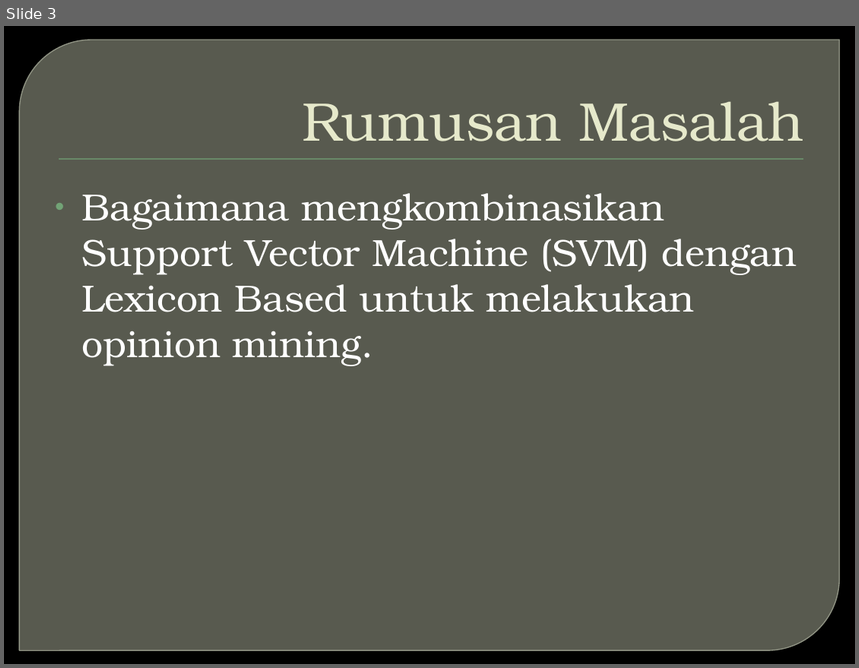
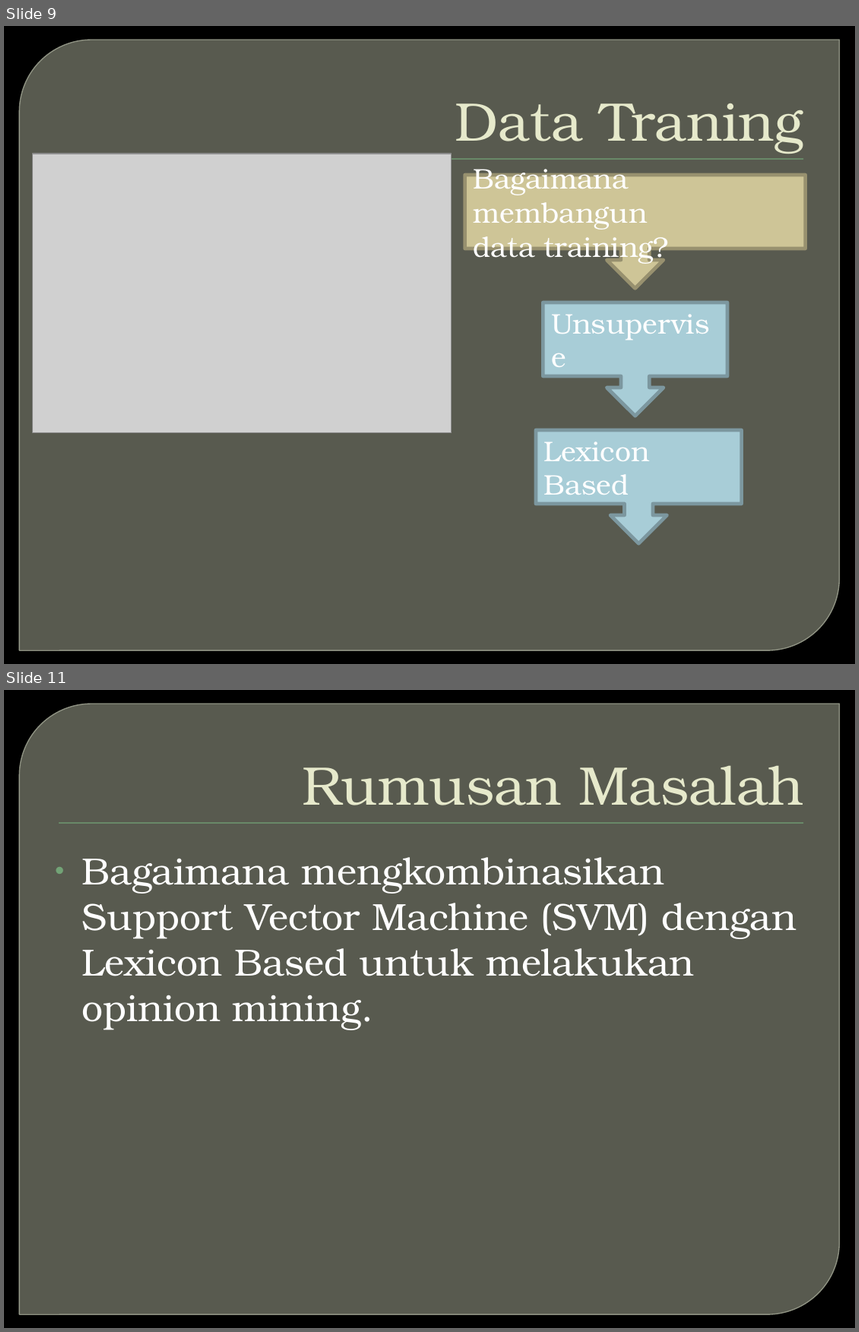
Before and after one commit to jankristanto/laporanthesis, a slide deck: OPINION MINING PADA TWITTER UNTUK BAHASA INDONESIA DENGAN.pptx. Shown one above the other, each under a label of ours: slide 3 before the commit, slides 9 and 11 after it; the slides between them are not shown. The pictures are 859x668 and 859x1332 pixels, drawn with LibreOffice and Linux fonts; fonts in the diff are those of the drawing; grey boxes stand for pictures; background and template pictures are left out. Boxes give left, top, right and bottom in pixels: in the first picture for what was removed or moved away, otherwise in the second. Text is boxed around its words. In the diff, an @@ line names an element or a change of style, - is before the commit and + after.

```diff
--- a/OPINION MINING PADA TWITTER UNTUK BAHASA INDONESIA DENGAN.pptx
+++ b/OPINION MINING PADA TWITTER UNTUK BAHASA INDONESIA DENGAN.pptx
@@ slide 9 added at bbox=[4, 26, 855, 664], background picture (left out); not listed: 2 template elements that a slide beside it also shows @@
@@ title added at bbox=[455, 104, 804, 154], 46 pt, text #E7EACB @@
+Data Traning
@@ picture added at bbox=[32, 154, 451, 433] @@
@@ down arrow callout added at bbox=[465, 175, 806, 288], fill #CEC597, outline #989270 3 pt, 24 pt, text #FFFFFF @@
+Bagaimana membangun
+data training?
@@ down arrow callout added at bbox=[543, 303, 728, 416], fill #A8CDD7, outline #7C989F 3 pt, 24 pt, text #FFFFFF @@
+Unsupervise
@@ down arrow callout added at bbox=[536, 430, 742, 544], fill #A8CDD7, outline #7C989F 3 pt, 24 pt, text #FFFFFF @@
+Lexicon Based
@@ what was slide 3 is now slide 11 @@
```
Also in this commit, not shown: 6 slides changed, 17 other slides added, 1 slide removed.
